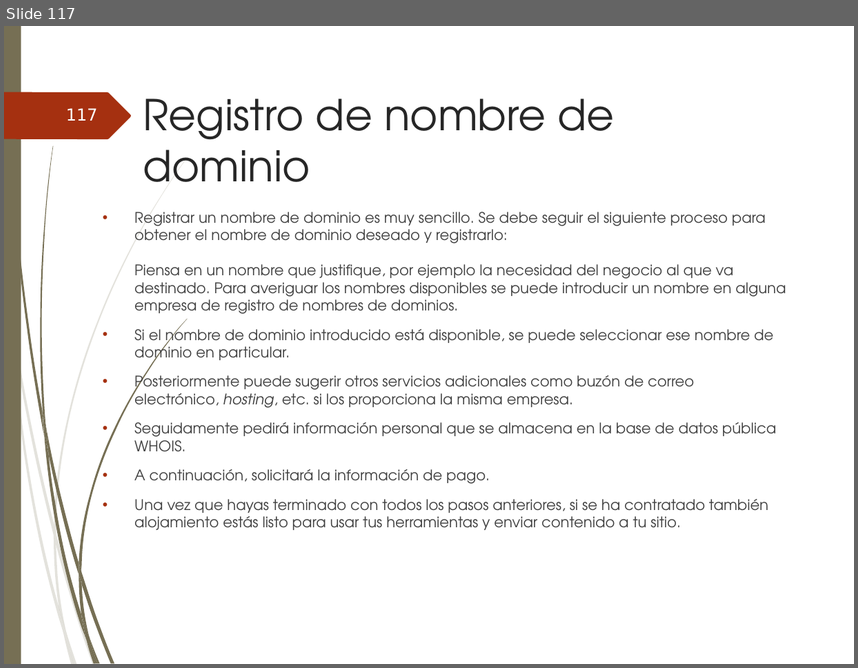
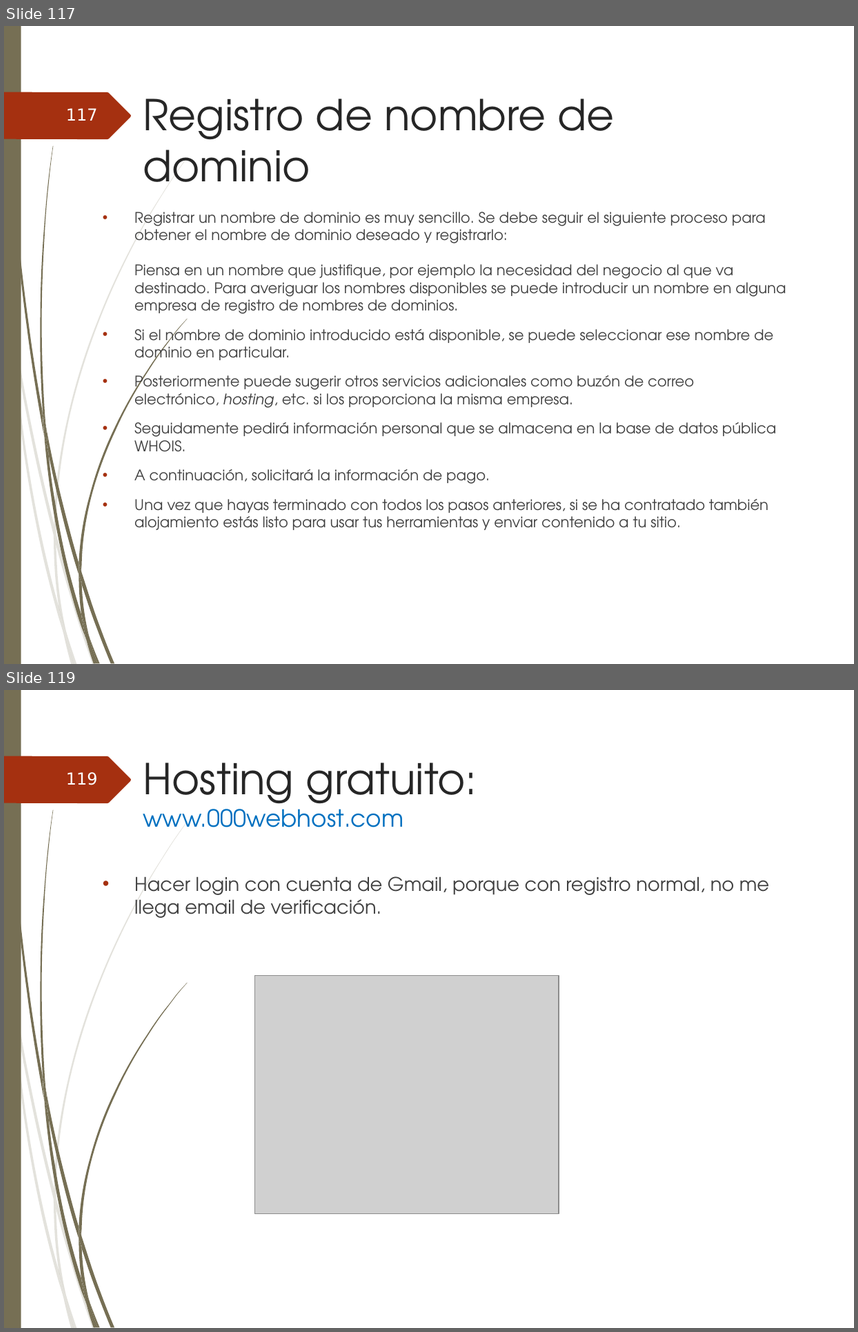
Before and after one commit to ammDAW/daw, a slide deck: 2_DAW/DAW - Beatriz/UT1_Implantación de arquitecturas web.ppt. Shown one above the other, each under a label of ours: slide 117 before the commit, slides 117 and 119 after it; the slides between them are not shown. The pictures are 858x668 and 858x1332 pixels, drawn with LibreOffice and Linux fonts; fonts in the diff are those of the drawing; grey boxes stand for pictures; background and template pictures are left out. Boxes give left, top, right and bottom in pixels: in the first picture for what was removed or moved away, otherwise in the second. Text is boxed around its words. In the diff, an @@ line names an element or a change of style, - is before the commit and + after.

Commit message:
hosting gratuito modified

```diff
--- a/2_DAW/DAW - Beatriz/UT1_Implantación de arquitecturas web.ppt
+++ b/2_DAW/DAW - Beatriz/UT1_Implantación de arquitecturas web.ppt
@@ slide 119 added at [4, 690, 854, 1328], background picture (left out); not listed: 24 template elements that a slide beside it also shows @@
@@ page number added at [66, 772, 98, 785], 14 pt, text #FEFFFF @@
+119
@@ title added at [143, 762, 477, 827], 20 pt, text #0070C0 @@
+Hosting gratuito:
+www.000webhost.com
@@ text added at [134, 876, 769, 918], 16 pt, text #404040 @@
+• Hacer login con cuenta de Gmail, porque con registro normal, no me llega email de verificación.
@@ picture added at [254, 976, 558, 1214] @@
```
Also in this commit, not shown: 12 other slides added, 1 other file.
